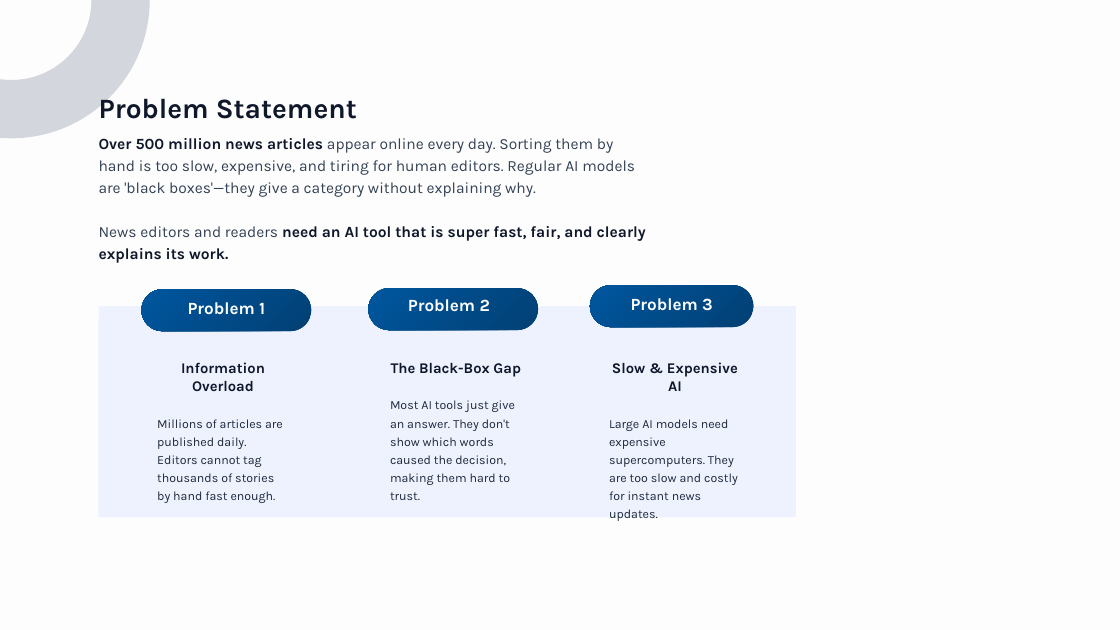
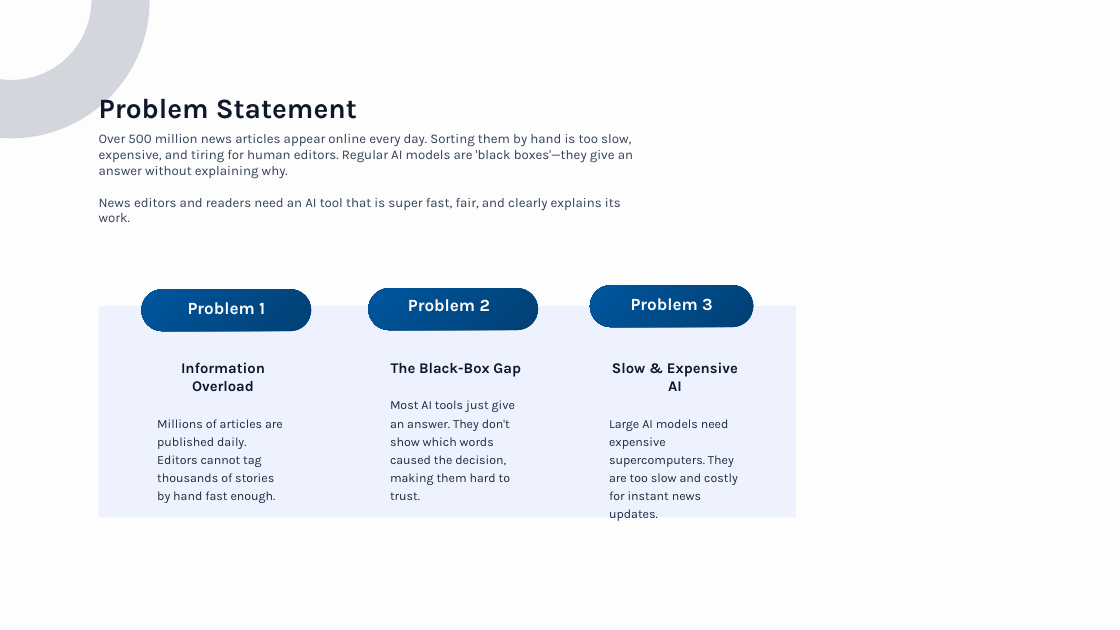
Before and after one commit to Abhijeet0848/NewsLens, a slide deck: slide 4 of docs/NewsScope_Presentation.pptx. Drawn at 1120x630 pixels with LibreOffice and Linux fonts; fonts in the diff are those of the drawing. Boxes give left, top, right and bottom in pixels: in the first picture for what was removed or moved away, otherwise in the second. Text is boxed around its words. In the diff, an @@ line names an element or a change of style, - is before the commit and + after.

```diff
--- a/docs/NewsScope_Presentation.pptx
+++ b/docs/NewsScope_Presentation.pptx
@@ text at (99, 134, 633, 222): text changed; size 20 to 17 pt @@
-Over 500 million news articles appear online every day. Sorting them by hand is too slow, expensive, and tiring for human editors. Regular AI models are 'black boxes'—they give a category without explaining why.
-News editors and readers need an AI tool that is super fast, fair, and clearly explains its work.
+Over 500 million news articles appear online every day. Sorting them by hand is too slow, expensive, and tiring for human editors. Regular AI models are 'black boxes'—they give an answer without explaining why.
+News editors and readers need an AI tool that is super fast, fair, and clearly explains its work.
```
Also in this commit, not shown: 14 other slides changed, 3 other files.
